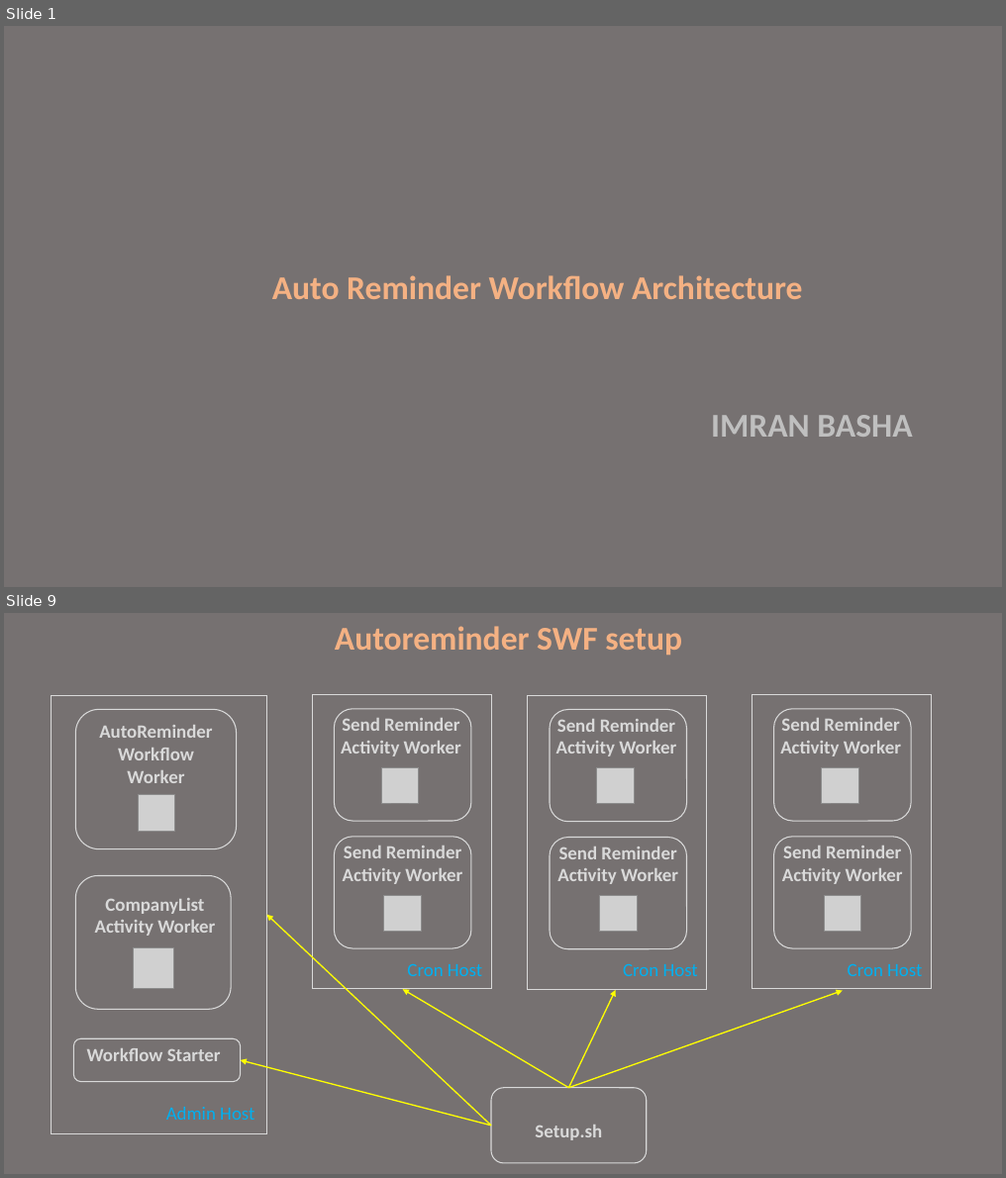
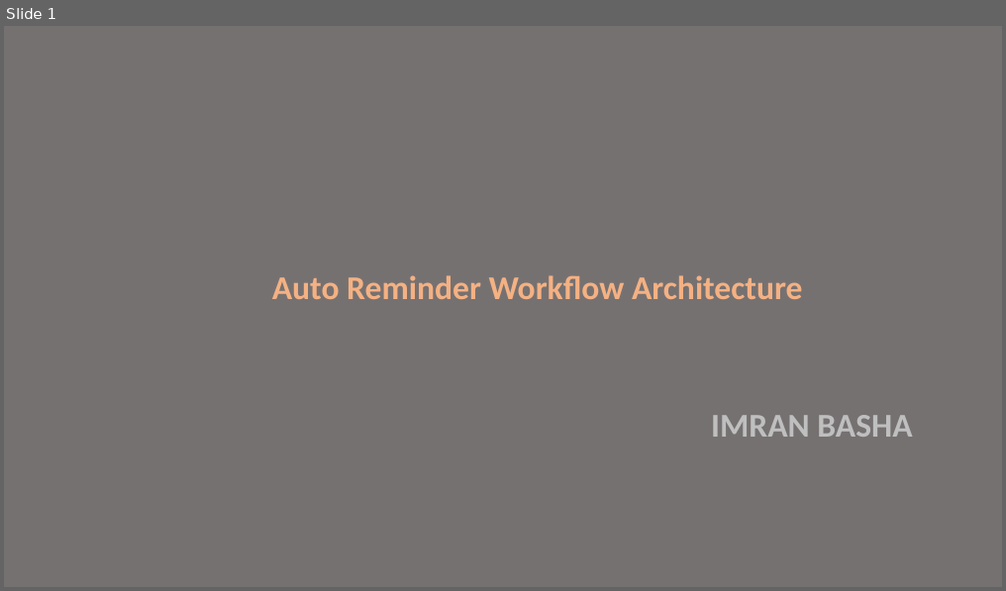
Before and after one commit to syedimranbasha/simpleworkflowservice, a slide deck: Architecture - RootConf.pptx. Shown one above the other, each under a label of ours: slides 1 and 9 before the commit, slide 1 after it; the slides between them are not shown. The pictures are 1006x1178 and 1006x591 pixels, drawn with LibreOffice and Linux fonts; fonts in the diff are those of the drawing; grey boxes stand for pictures. Boxes give left, top, right and bottom in pixels: in the first picture for what was removed or moved away, otherwise in the second. Text is boxed around its words. In the diff, an @@ line names an element or a change of style, - is before the commit and + after.

```diff
--- a/Architecture - RootConf.pptx
+++ b/Architecture - RootConf.pptx
@@ slide 9 removed at [4, 613, 1002, 1174], background #767171 @@
@@ text removed at [335, 626, 682, 655] @@
-Autoreminder SWF setup
@@ rectangle removed at [52, 695, 266, 1134] @@
@@ group removed at [312, 694, 491, 989]: 3 texts, 2 pictures, 2 rounded rectangles, 1 rectangle @@
-Cron Host
-Send Reminder Activity Worker
-Send Reminder Activity Worker
@@ group removed at [528, 695, 706, 989]: 3 texts, 2 pictures, 2 rounded rectangles, 1 rectangle @@
-Cron Host
-Send Reminder Activity Worker
-Send Reminder Activity Worker
@@ group removed at [751, 694, 931, 989]: 3 texts, 2 pictures, 2 rounded rectangles, 1 rectangle @@
-Cron Host
-Send Reminder Activity Worker
-Send Reminder Activity Worker
@@ rounded rectangle removed at [76, 710, 237, 850] @@
@@ text removed at [99, 725, 212, 783] @@
-AutoReminder Workflow Worker
@@ picture removed at [138, 794, 174, 831] @@
@@ rounded rectangle removed at [76, 875, 231, 1009] @@
@@ text removed at [95, 898, 215, 936] @@
-CompanyList Activity Worker
@@ arrow removed from (491, 1126) to (266, 915) @@
@@ picture removed at [133, 949, 173, 989] @@
@@ arrow removed from (569, 1088) to (403, 989) @@
@@ arrow removed from (569, 1088) to (616, 990) @@
@@ arrow removed from (569, 1088) to (843, 991) @@
@@ rounded rectangle removed at [73, 1039, 240, 1081] @@
@@ text removed at [87, 1049, 221, 1061] @@
-Workflow Starter
@@ arrow removed from (491, 1126) to (241, 1060) @@
@@ text removed at [166, 1107, 254, 1120] @@
-Admin Host
@@ rounded rectangle removed at [491, 1088, 647, 1164] @@
@@ text removed at [535, 1125, 602, 1141] @@
-Setup.sh
```
Also in this commit, not shown: 8 slides changed, 2 slides added, 1 other slide removed.
